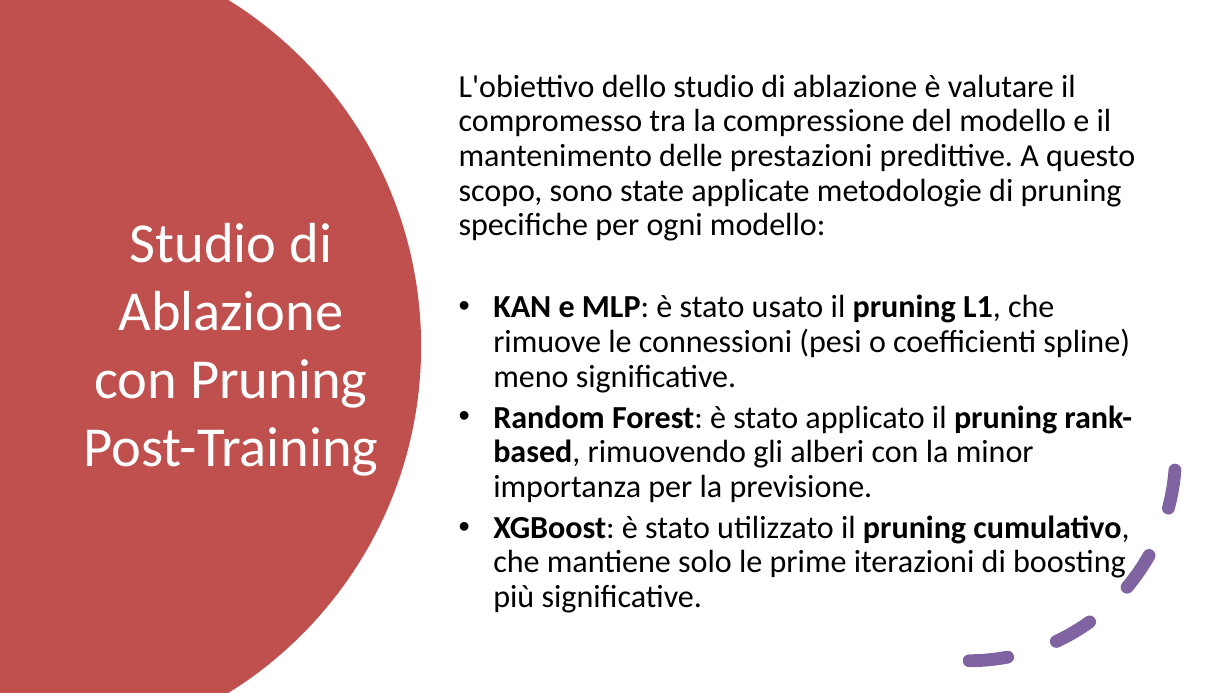
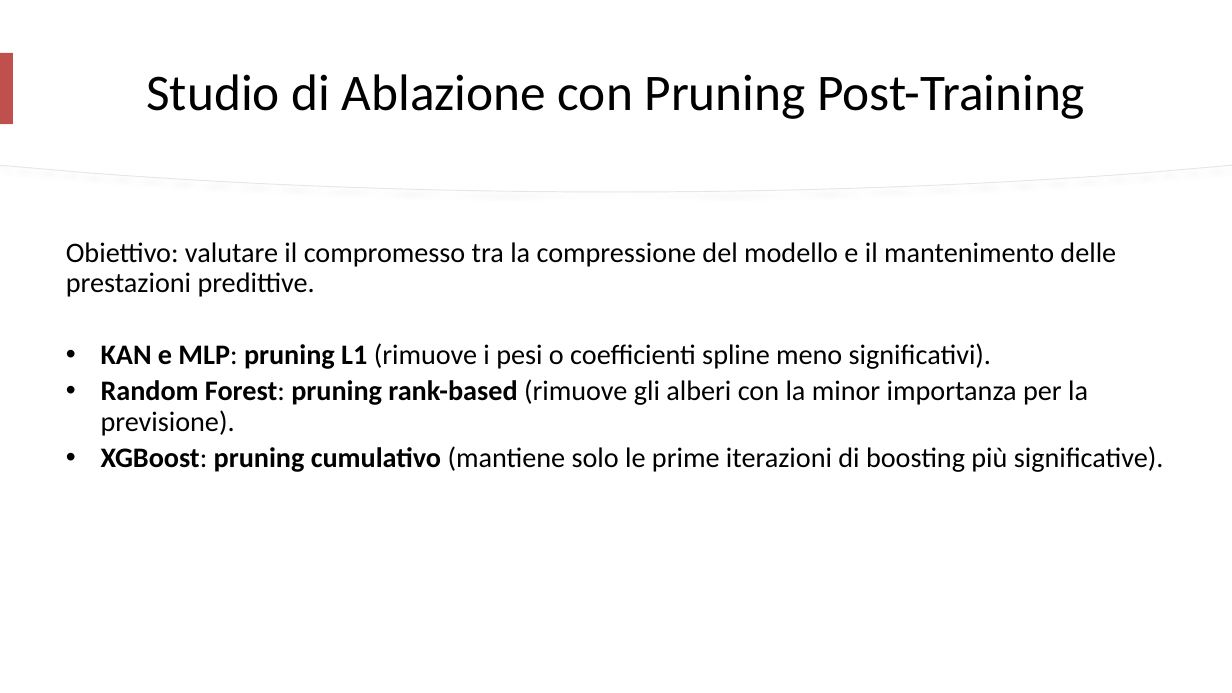
Before and after one commit to mtomas03/Thesis_Paper, a slide deck: slide 14 of Presentation.pptx (slide 10 before the commit). Drawn at 1232x693 pixels with LibreOffice and Linux fonts; fonts in the diff are those of the drawing. Boxes give left, top, right and bottom in pixels: in the first picture for what was removed or moved away, otherwise in the second. Text is boxed around its words. In the diff, an @@ line names an element or a change of style, - is before the commit and + after.

Commit message:
Modified Presentation.

```diff
--- a/Presentation.pptx
+++ b/Presentation.pptx
@@ freeform shape removed at (x1=0, y1=0, x2=421, y2=693) @@
@@ freeform shape added at (x1=0, y1=0, x2=1232, y2=192), fill #FFFFFF, outline #E6E6E6 0.75 pt @@
@@ freeform shape added at (x1=0, y1=0, x2=1232, y2=191), fill #FFFFFF @@
@@ title "Studio di Ablazione con Pruning ..." moved from (x1=83, y1=223, x2=378, y2=476) to (x1=146, y1=74, x2=1085, y2=119) @@
@@ title "Studio di Ablazione con Pruning ..." at (x1=146, y1=74, x2=1085, y2=119): size 44 to 40 pt, text colour #FFFFFF to #000000 @@
@@ rectangle added at (x1=0, y1=53, x2=13, y2=124), fill #C0504D @@
@@ text "Obiettivo: valutare il compromesso tra ..." at (x1=66, y1=242, x2=1164, y2=472): vertical alignment middle to top @@
@@ text at (x1=66, y1=242, x2=1164, y2=472): text changed; size 25 to 22 pt @@
-L'obiettivo dello studio di ablazione è valutare il compromesso tra la compressione del modello e il mantenimento delle prestazioni predittive. A questo scopo, sono state applicate metodologie di pruning specifiche per ogni modello:
-• KAN e MLP: è stato usato il pruning L1, che rimuove le connessioni (pesi o coefficienti spline) meno significative.
-• Random Forest: è stato applicato il pruning rank-based, rimuovendo gli alberi con la minor importanza per la previsione.
-• XGBoost: è stato utilizzato il pruning cumulativo, che mantiene solo le prime iterazioni di boosting più significative.
+Obiettivo: valutare il compromesso tra la compressione del modello e il mantenimento delle prestazioni predittive.
+• KAN e MLP: pruning L1 (rimuove i pesi o coefficienti spline meno significativi).
+• Random Forest: pruning rank-based (rimuove gli alberi con la minor importanza per la previsione).
+• XGBoost: pruning cumulativo (mantiene solo le prime iterazioni di boosting più significative).
@@ arc (boxed as its full ellipse) removed at (x1=763, y1=249, x2=1176, y2=662) @@
```
Also in this commit, not shown: 10 other slides changed, 8 slides added.
